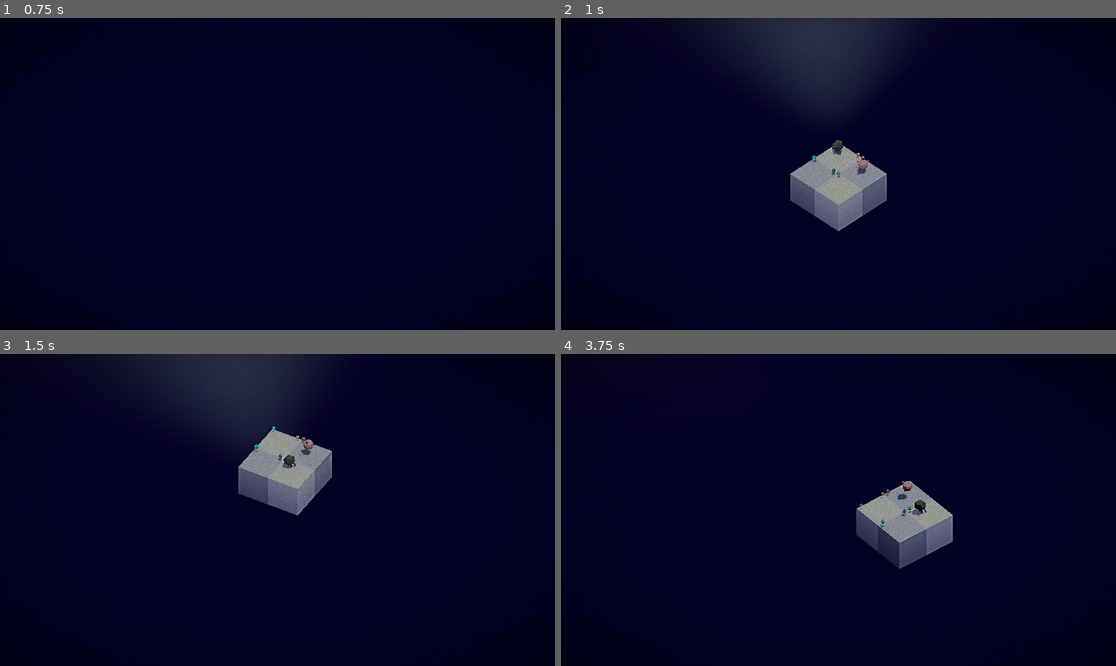
Above: before the commit, frames 1-4 (two rows, left to right).
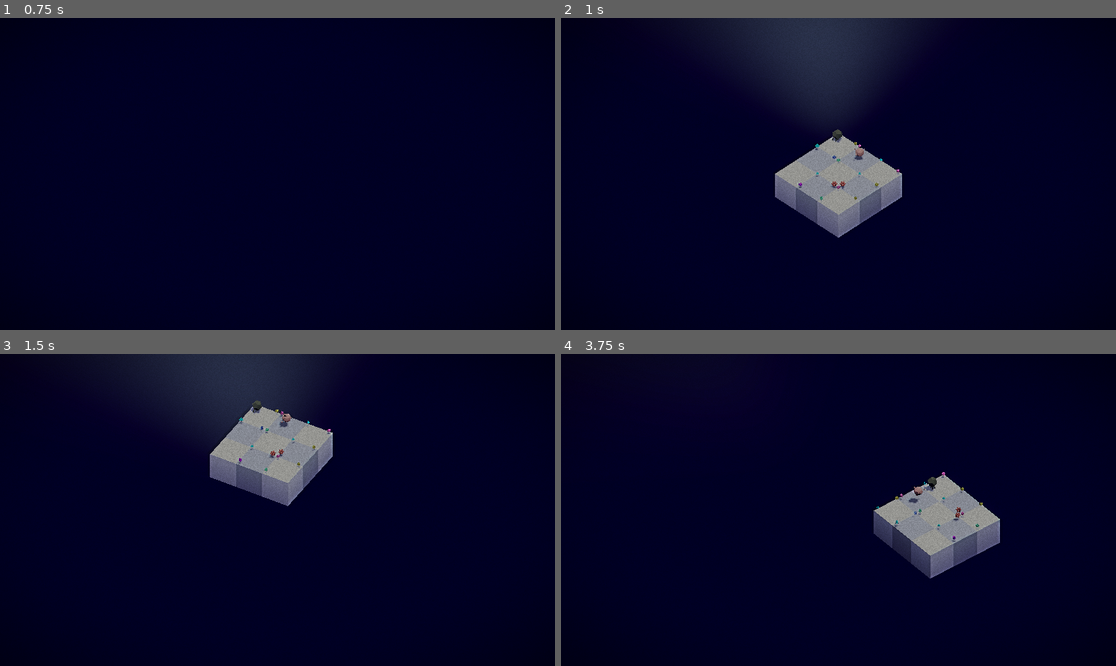
Above: after the commit, the same moments.

Repository: hugomgris/Zappy
Game: Godot game, scene res://scenes/main.tscn
Two runs of this game, one before a commit and one after it. Both use one fixed random seed, a clock stepped at 60 frames per second and the inputs below.
Inputs (mouse positions are in pixels of both pictures, inside the frame that each line leads up to):
- Up to frame 1 (0.75 s): tap Enter at 0.5 s; move the mouse to (399, 158) at 0.52 s; hold Right (ui_right) from 0.53 s (still down); hold Q from 0.53 s (still down); click (399, 158) at 0.67 s
- Up to frame 2 (1 s): keep holding Right (ui_right); keep holding Q
- Up to frame 3 (1.5 s): move the mouse to (166, 525) at 1.27 s; release Right (ui_right) at 1.28 s; release Q at 1.28 s; hold Down (ui_down) from 1.28 s (still down); tap E at 1.35 s
- Up to frame 4 (3.75 s): move the mouse to (894, 441) at 2.02 s; release Down (ui_down) at 2.03 s; hold Right (ui_right) 2.03-2.78 s; hold Q 2.03-2.78 s; move the mouse to (810, 572) at 2.77 s; hold Up (ui_up) 2.78-3.53 s; tap E at 2.85 s; click (810, 572) at 2.92 s; move the mouse to (1005, 556) at 3.52 s; hold Left (ui_left) from 3.53 s (still down); hold Q from 3.53 s (still down)

Frame 1 is identical in both runs. In frame 2, 2.4% of the frame differs, in the area x 38-62%, y 35-71%; in frame 3, 3.5%; in frame 4, 4.4%, in the area x 53-80%, y 37-72%.

Commit message:
more command management work

Diff:
--- /dev/null
+++ b/zappy_godot/data/commands/03_player_droit_1.json
@@ -0,0 +1,5 @@
+{
+  "type": "droit",
+  "player_id": 1,
+  "timestamp": 1234
+}
--- /dev/null
+++ b/zappy_godot/data/initial_data/game_3x3.json
@@ -0,0 +1,121 @@
+{
+	"type": "initial_game_state",
+	"map": {
+		"width": 3,
+		"height": 3,
+	"tiles": [
+			{
+			"x": 0, "y": 0,
+			"resources": {
+				"nourriture": 1, "linemate": 0, "deraumere": 0,
+				"sibur": 1, "mendiane": 0, "phiras": 0, "thystame": 0
+			},
+			"players": [1],
+			"eggs": []
+			},
+			{
+			"x": 1, "y": 0,
+			"resources": {
+				"nourriture": 0, "linemate": 1, "deraumere": 0,
+				"sibur": 0, "mendiane": 0, "phiras": 0, "thystame": 0
+			},
+			"players": [],
+			"eggs": [10]
+			},
+			{
+			"x": 2, "y": 0,
+			"resources": {
+				"nourriture": 1, "linemate": 0, "deraumere": 0,
+				"sibur": 1, "mendiane": 0, "phiras": 0, "thystame": 0
+			},
+			"players": [],
+			"eggs": []
+			},
+			{
+			"x": 0, "y": 1,
+			"resources": {
+				"nourriture": 2, "linemate": 0, "deraumere": 1,
+				"sibur": 0, "mendiane": 0, "phiras": 0, "thystame": 0
+			},
+			"players": [],
+			"eggs": []
+			},
+			{
+			"x": 1, "y": 1,
+			"resources": {
+				"nourriture": 0, "linemate": 0, "deraumere": 0,
+				"sibur": 0, "mendiane": 1, "phiras": 0, "thystame": 0
+			},
+			"players": [],
+			"eggs": []
+			},
+			{
+			"x": 1, "y": 2,
+			"resources": {
+				"nourriture": 1, "linemate": 0, "deraumere": 0,
+				"sibur": 0, "mendiane": 0, "phiras": 3, "thystame": 1
+			},
+			"players": [],
+			"eggs": []
+			},
+			{
+			"x": 2, "y": 0,
+			"resources": {
+				"nourriture": 1, "linemate": 1, "deraumere": 0,
+				"sibur": 0, "mendiane": 0, "phiras": 0, "thystame": 0
+			},
+			"players": [],
+			"eggs": []
+			},
+			{
+			"x": 2, "y": 1,
+			"resources": {
+				"nourriture": 1, "linemate": 0, "deraumere": 0,
+				"sibur": 1, "mendiane": 0, "phiras": 3, "thystame": 0
+			},
+			"players": [],
+			"eggs": []
+			},
+			{
+			"x": 2, "y": 2,
+			"resources": {
+				"nourriture": 0, "linemate": 1, "deraumere": 0,
+				"sibur": 1, "mendiane": 1, "phiras": 0, "thystame": 0
+			},
+			"players": [],
+			"eggs": []
+			}
+		]
+	},
+	"players": [
+		{
+			"id": 1,
+			"position": { "x": 0, "y": 0 },
+			"orientation": 4,
+			"level": 3,
+			"team": "Alpha",
+			"inventory": {
+			"nourriture": 5, "linemate": 1, "deraumere": 0,
+			"sibur": 0, "mendiane": 0, "phiras": 0, "thystame": 0
+			},
+			"status": "normal"
+		}
+	],
+	"eggs": [
+		{
+			"id": 10,
+			"position": { "x": 1, "y": 0 },
+			"status": "laid",
+			"parent_id": 1,
+			"team": "Alpha"
+		}
+	],
+	"game": {
+		"tick": 150,
+		"time_unit": 100,
+		"teams": [
+			{ "name": "Alpha", "player_count": 2, "remaining_connections": 0 },
+			{ "name": "Beta",  "player_count": 1, "remaining_connections": 2 }
+		]
+	}
+}
--- a/zappy_godot/scenes/Main.gd
+++ b/zappy_godot/scenes/Main.gd
@@ -13,6 +13,9 @@
 @onready var world_manager = $WorldManager
 @onready var player_manager = $PlayerManager
 
+@export var tile_size: float = 1.0
+@export var gap: float = 0.0
+
 var mock_server: MockServer
 var command_processor: CommandProcessor
 
@@ -24,6 +27,7 @@
 	add_child(command_processor)
 
 	mock_server.set_command_processor(command_processor)
+	command_processor.set_tile_size_and_gap(tile_size, gap)
 	# Remove this line: mock_server.initialize()
 
 	# Initialize managers
@@ -42,7 +46,7 @@
 
 func _setup_managers():
 	"""Initialize all manager components"""
-	await world_manager.initialize(map_root, ui)
+	await world_manager.initialize(map_root, ui, tile_size, gap)
 
 	# Initialize player manager
 	player_manager.initialize(player_root, world_manager, egg_root, command_processor)
@@ -61,7 +65,7 @@
 	await get_tree().create_timer(1.0).timeout
 
 	# Load the sample JSON data
-	var file = FileAccess.open("res://data/initial_data/game.json", FileAccess.READ)
+	var file = FileAccess.open("res://data/initial_data/game_3x3.json", FileAccess.READ)
 	if file:
 		var json_string = file.get_as_text()
 		file.close()
--- a/zappy_godot/scenes/main.tscn
+++ b/zappy_godot/scenes/main.tscn
@@ -169,6 +169,12 @@
 [sub_resource type="ShaderMaterial" id="ShaderMaterial_85g3d"]
 render_priority = 0
 shader = ExtResource("7_o6xl0")
+shader_parameter/shadows_enabled = true
+shader_parameter/highlights_enabled = true
+shader_parameter/shadow_strength = 0.4
+shader_parameter/highlight_strength = 0.1
+shader_parameter/highlight_color = Color(1, 1, 1, 1)
+shader_parameter/shadow_color = Color(0, 0, 0, 1)
 
 [sub_resource type="ShaderMaterial" id="ShaderMaterial_choun"]
 shader = ExtResource("8_85g3d")
--- a/zappy_godot/scenes/player/PlayerManager.gd
+++ b/zappy_godot/scenes/player/PlayerManager.gd
@@ -221,18 +221,65 @@
 	print("PlayerManager received orientation change for player ", player_id, " to ", new_orientation)
 	_update_player_visual(player_id)
 
-func _on_player_position_change(player_id: int, current_orientation: int):
+func _on_player_position_change(player_id: int, current_orientation: int, player_data: Dictionary, movement_length: float):
 	var player_scene = player_root.get_child(0)
+	if not player_scene:
+		print("Warning: Player scene not found for ID ", player_id)
+		return
+
+	var old_pos = Vector2i(player_data.position.x, player_data.position.y)
+	var new_pos = old_pos
+
 	match current_orientation:
 		1:
-			player_scene.global_position.z += 1
+			new_pos.y += 1
+			if new_pos.y < GameData.map_size.y:
+				player_scene.global_position.z += movement_length
+			else:
+				new_pos.y = 0
+				player_scene.global_position.z -= (GameData.map_size.y - 1) * movement_length
 		2:
-			player_scene.global_position.x += 1
+			new_pos.x += 1
+			if new_pos.x < GameData.map_size.x:
+				player_scene.global_position.x += movement_length
+			else:
+				new_pos.x = 0
+				player_scene.global_position.x -= (GameData.map_size.x - 1) * movement_length
 		3:
-			player_scene.global_position.z -= 1
+			new_pos.y -= 1
+			if new_pos.y >= 0:
+				player_scene.global_position.z -= movement_length
+			else:
+				new_pos.y = GameData.map_size.y - 1
+				player_scene.global_position.z += (GameData.map_size.y - 1) * movement_length
 		4:
-			player_scene.global_position.x -= 1
+			new_pos.x -= 1
+			if player_scene.position.x >= 0:
+				player_scene.global_position.x -= movement_length
+			else:
+				new_pos.x = GameData.map_size.x - 1
+				player_scene.global_position.x += (GameData.map_size.x - 1) * movement_length
 		_:
 			print("Wrong orientation data")
-
-	_update_player_visual(player_id)
+			return
+
+	player_data.position.x = new_pos.x
+	player_data.position.y = new_pos.y
+
+	player_data.position.x = new_pos.x
+	player_data.position.y = new_pos.y
+
+	var old_tile = GameData.tiles.get(old_pos)
+	if old_tile and old_tile.players.has(player_id):
+		old_tile.players.erase(player_id)
+		GameData.emit_signal("tile_updated", old_pos.x, old_pos.y)
+
+	var new_tile = GameData.tiles.get(new_pos)
+	if new_tile:
+		if not new_tile.players.has(player_id):
+			new_tile.players.append(player_id)
+		GameData.emit_signal("tile_updated", new_pos.x, new_pos.y)
+	else:
+		print("Warning: Target tile not found at position ", new_pos)
+
+	print("Player ", player_id, " moved from ", old_pos, " to ", new_pos)
--- a/zappy_godot/scenes/scripts/CommandProcessor.gd
+++ b/zappy_godot/scenes/scripts/CommandProcessor.gd
@@ -6,18 +6,18 @@
 signal player_orientation_change(player_id, new_orientation)
 signal player_position_change(player_id, current_orientation)
 
+var tile_size: float
+var gap: float
 var command_queue: Array[Dictionary] = []
 var data_ready: bool = false
 var queue_timer: Timer
 var processing_queue: bool = false
 
 func _ready():
-	# Listen for when GameData is ready
 	GameData.connect("game_state_updated", _on_game_data_ready)
 
-	# Setup queue processing timer
 	queue_timer = Timer.new()
-	queue_timer.wait_time = 0.5  # Match your MockServer interval
+	queue_timer.wait_time = 0.5
 	queue_timer.timeout.connect(_process_next_queued_command)
 	add_child(queue_timer)
 
@@ -28,14 +28,16 @@
 		if command_queue.size() > 0:
 			_start_queue_processing()
 
+func set_tile_size_and_gap(tile_s: float, tile_gap: float):
+	tile_size = tile_s
+	gap = tile_gap
+
 func process_command(json_data: Dictionary) -> void:
-	# If data isn't ready, queue the command
 	if not data_ready:
 		command_queue.append(json_data)
 		print("Command queued - waiting for GameData")
 		return
 
-	# If we're processing queue, add to queue
 	if processing_queue:
 		command_queue.append(json_data)
 		print("Command queued - processing existing queue")
@@ -48,7 +50,7 @@
 		processing_queue = true
 		print("Processing ", command_queue.size(), " queued commands with timing")
 		queue_timer.start()
-		_process_next_queued_command()  # Process first command immediately
+		_process_next_queued_command()
 
 func _process_next_queued_command():
 	if command_queue.size() == 0:
@@ -59,8 +61,6 @@
 
 	var command_data = command_queue.pop_front()
 	_execute_command(command_data)
-
-	# Timer will trigger next command automatically
 
 func _execute_command(json_data: Dictionary) -> void:
 	var command_type = json_data.get("type", "")
@@ -92,7 +92,7 @@
 		return
 
 	var current_orientation = player_data.orientation
-	player_position_change.emit(player_id, current_orientation)
+	player_position_change.emit(player_id, current_orientation, player_data, tile_size + gap)
 	command_processed.emit("avance", player_id)
 
 func handle_gauche(player_id: int) -> void:
@@ -109,7 +109,17 @@
 	command_processed.emit("gauche", player_id)
 
 func handle_droit(player_id: int) -> void:
-	pass
+	var player_data = GameData.get_player_data(player_id)
+	if not player_data:
+		print("Warning: Player ", player_id, " not found in GameData yet")
+		command_failed.emit("gauche", "Player data not loaded")
+		return
+
+	var current_orientation = player_data.orientation
+	var new_orientation = 4 if current_orientation == 1 else current_orientation - 1
+	player_data.orientation = new_orientation
+	player_orientation_change.emit(player_id, new_orientation)
+	command_processed.emit("droit", player_id)
 
 func handle_prende(player_id: int, object: String) -> void:
 	pass
--- a/zappy_godot/scenes/scripts/MockServer.gd
+++ b/zappy_godot/scenes/scripts/MockServer.gd
@@ -9,7 +9,7 @@
 var command_processor: CommandProcessor
 
 @export var commands_folder_path: String = "res://data/commands/"
-@export var command_interval: float = 0.1 # seconds
+@export var command_interval: float = 2 # seconds
 @export var auto_start: bool = true
 
 func initialize():
--- a/zappy_godot/scenes/scripts/WorldManager.gd
+++ b/zappy_godot/scenes/scripts/WorldManager.gd
@@ -3,9 +3,9 @@
 @onready var map_root: Node3D
 
 @export var debug_mode: bool = false
-@export var tile_size = 1.0
-@export var gap = 0.0
-
+
+var tile_size: float
+var gap: float
 var tiles = {}
 var ui_reference
 var world_ready_emitted = false
@@ -20,8 +20,10 @@
 	GameData.connect("game_state_updated", _on_game_state_updated)
 	GameData.connect("tile_updated", _on_tile_updated)
 
-func initialize(map_root_node: Node3D, ui_node: Control):
+func initialize(map_root_node: Node3D, ui_node: Control, tile_s: float, tile_gap: float):
 	"""Initialize the world manager with the map root node"""
+	tile_size = tile_s
+	gap = tile_gap
 	map_root = map_root_node
 	ui_reference = ui_node
 
